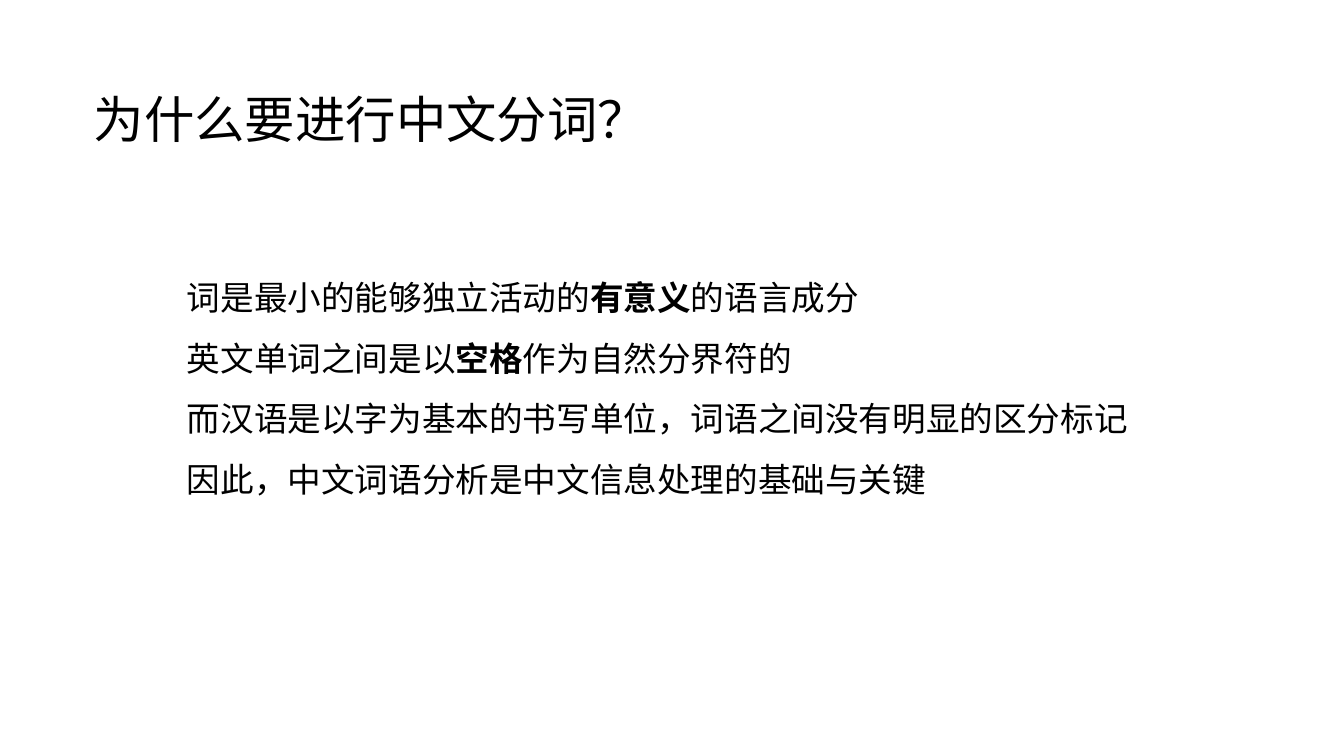
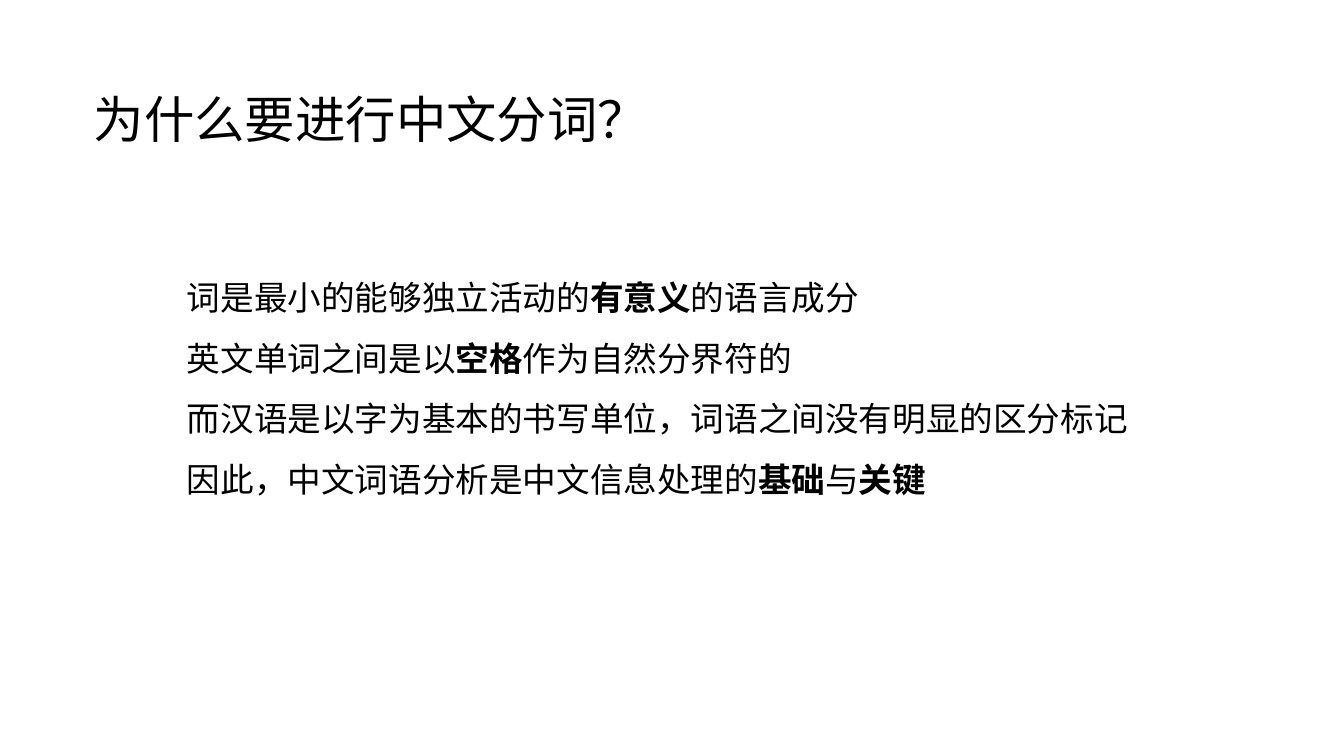
Before and after one commit to MU001999/maaath, a slide deck: slide 4 of docs/数据结构.pptx. Drawn at 1344x756 pixels with LibreOffice and Linux fonts; fonts in the diff are those of the drawing. Boxes give left, top, right and bottom in pixels: in the first picture for what was removed or moved away, otherwise in the second. Text is boxed around its words. In the diff, an @@ line names an element or a change of style, - is before the commit and + after.

```diff
--- a/docs/数据结构.pptx
+++ b/docs/数据结构.pptx
@@ text at (187, 463, 926, 496): bold on in "因此，中文词语分析是中文信息处理的基础与关键" @@
```
Also in this commit, not shown: 2 other slides changed, 1 other file.
